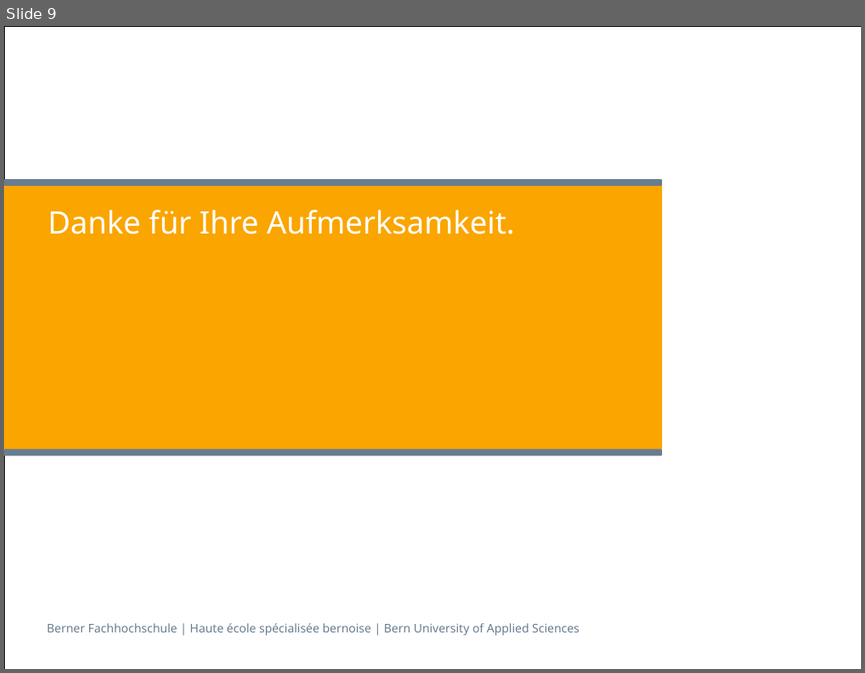
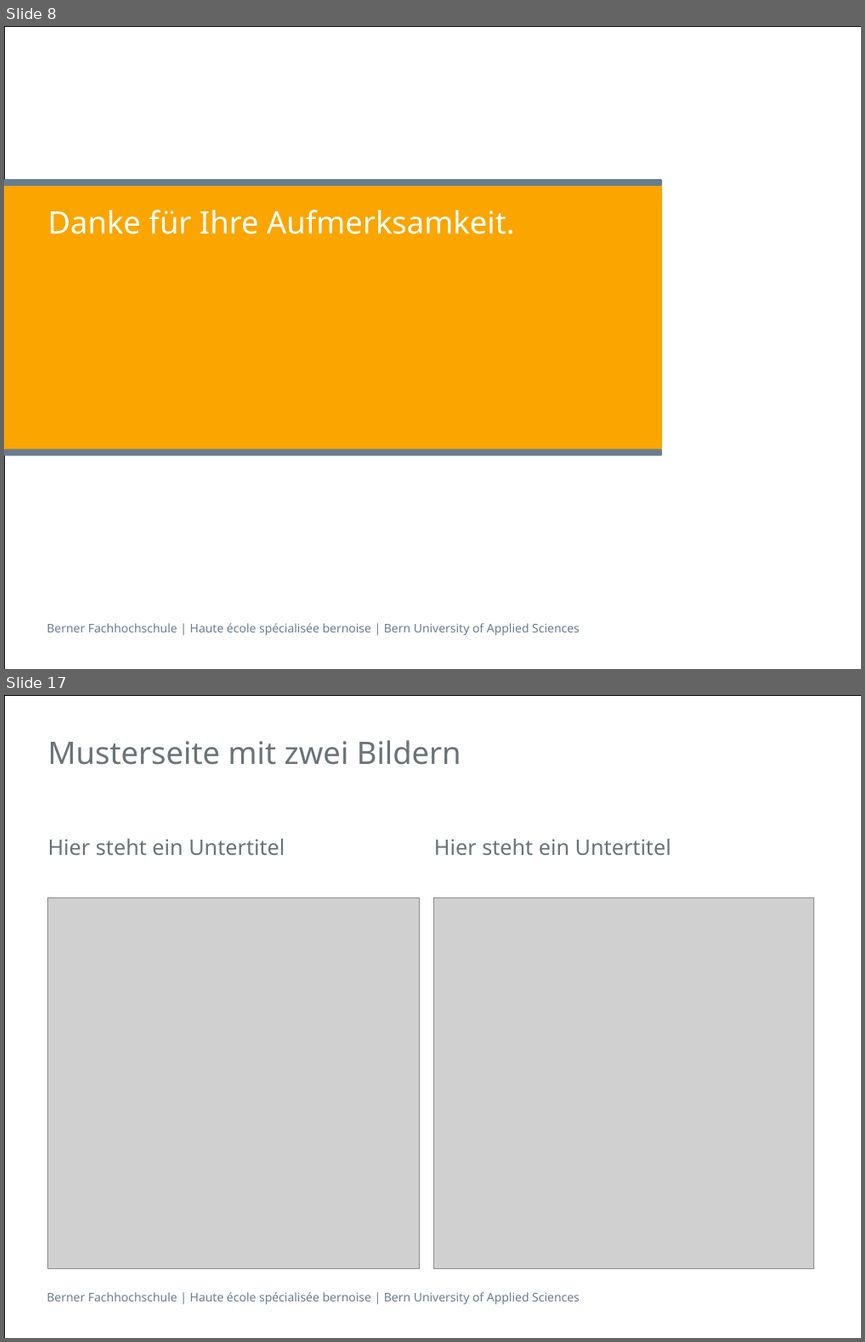
Before and after one commit to sevib1/ch.bfh.btx8081.w2016.blue, a slide deck: doc/CS1/Präsentation_CS1_Task_3_Blau.pptx. Shown one above the other, each under a label of ours: slide 9 before the commit, slides 8 and 17 after it; the slides between them are not shown. The pictures are 865x673 and 865x1342 pixels, drawn with LibreOffice and Linux fonts; fonts in the diff are those of the drawing; grey boxes stand for pictures. Boxes give left, top, right and bottom in pixels: in the first picture for what was removed or moved away, otherwise in the second. Text is boxed around its words. In the diff, an @@ line names an element or a change of style, - is before the commit and + after.

```diff
--- a/doc/CS1/Präsentation_CS1_Task_3_Blau.pptx
+++ b/doc/CS1/Präsentation_CS1_Task_3_Blau.pptx
@@ slide 17 added at (4,695,861,1338), background #FFFFFF; not listed: 2 template elements that a slide beside it also shows @@
@@ title added at (48,740,461,765), 26 pt, text #697378 @@
+Musterseite mit zwei Bildern
@@ text added at (48,839,284,855), 18 pt, text #697378 @@
+Hier steht ein Untertitel
@@ text added at (434,839,671,855), 18 pt, text #697378 @@
+Hier steht ein Untertitel
@@ picture added at (47,897,419,1268) @@
@@ picture added at (434,897,814,1268) @@
@@ what was slide 9 is now slide 8 @@
```
Also in this commit, not shown: 1 slide changed, 26 other slides added, 7 slides removed.
